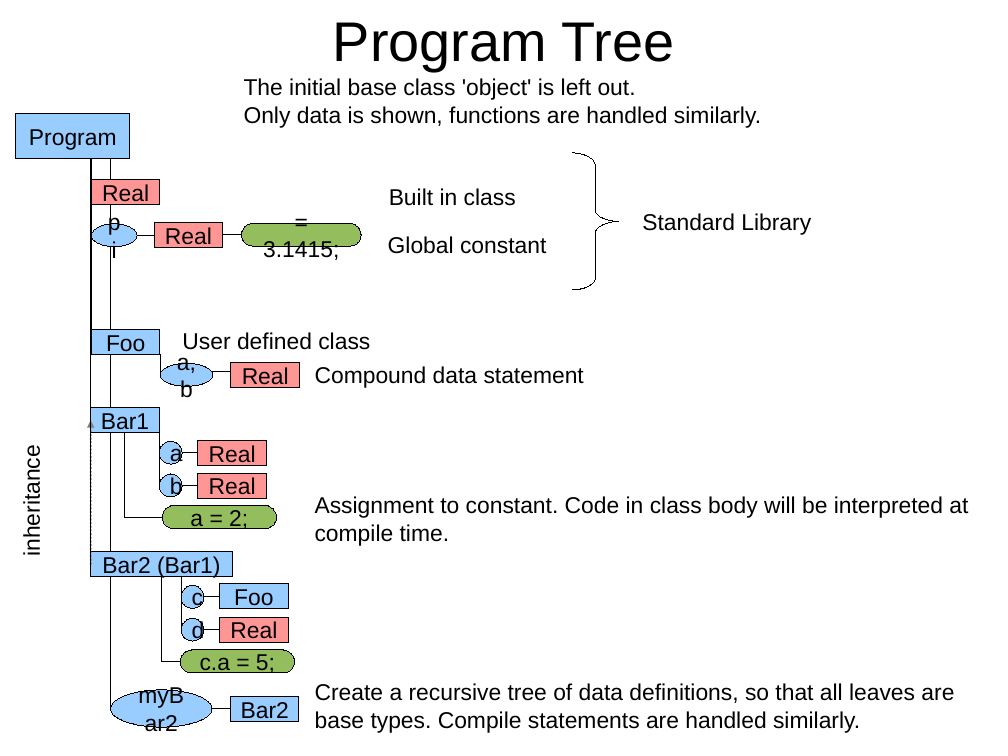
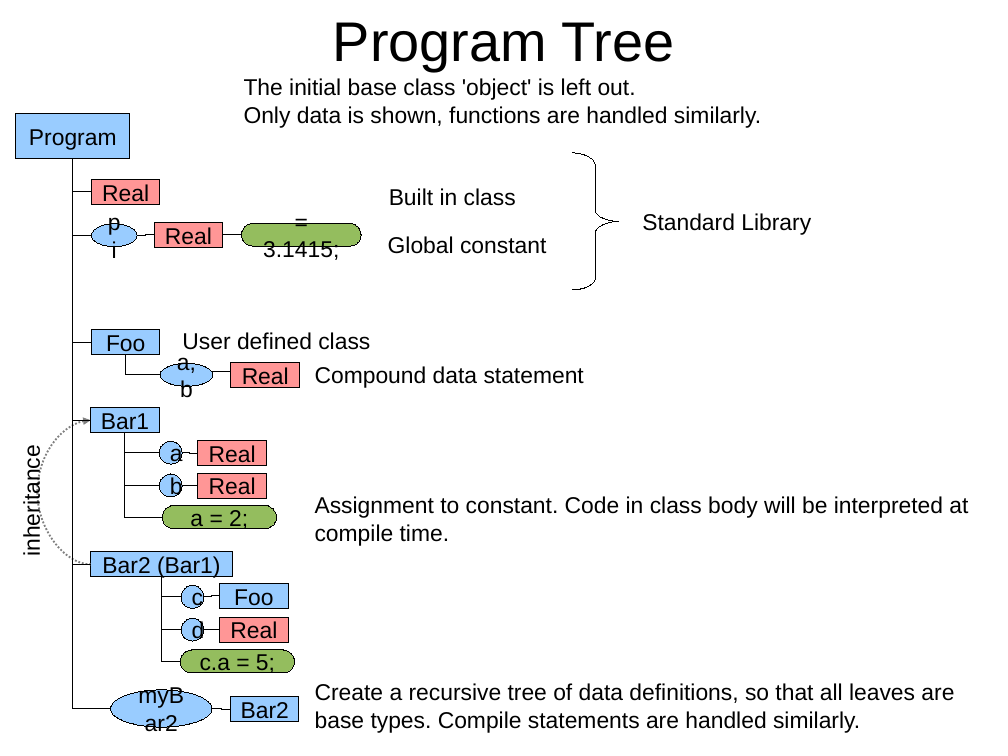
Before and after one commit to eike-welk/freeode, a slide deck: slide 6 of freeode_py/SIML Compiler Outline.odp. Drawn at 1008x756 pixels with LibreOffice and Linux fonts; fonts in the diff are those of the drawing. Boxes give left, top, right and bottom in pixels: in the first picture for what was removed or moved away, otherwise in the second. Text is boxed around its words. In the diff, an @@ line names an element or a change of style, - is before the commit and + after.

```diff
--- a/freeode_py/SIML Compiler Outline.odp
+++ b/freeode_py/SIML Compiler Outline.odp
@@ elbow line (73, 159) - (91, 421): route changed @@
@@ elbow line (73, 159) - (111, 709): route changed @@
@@ elbow line (73, 159) - (91, 192): route changed @@
@@ elbow line (73, 159) - (91, 235): route changed @@
@@ elbow line (73, 159) - (91, 342): route changed @@
@@ elbow line (73, 159) - (91, 564): route changed @@
@@ elbow line (126, 355) - (160, 375): route changed @@
@@ curved arrow (91, 564) - (91, 420): route changed @@
@@ elbow line (125, 433) - (159, 453): route changed @@
@@ elbow line (125, 433) - (159, 486): route changed @@
@@ elbow line (162, 577) - (181, 597): route changed @@
@@ elbow line (162, 577) - (181, 629): route changed @@
```
Also in this commit, not shown: 4 other slides changed, 1 slide added, 3 other files.
